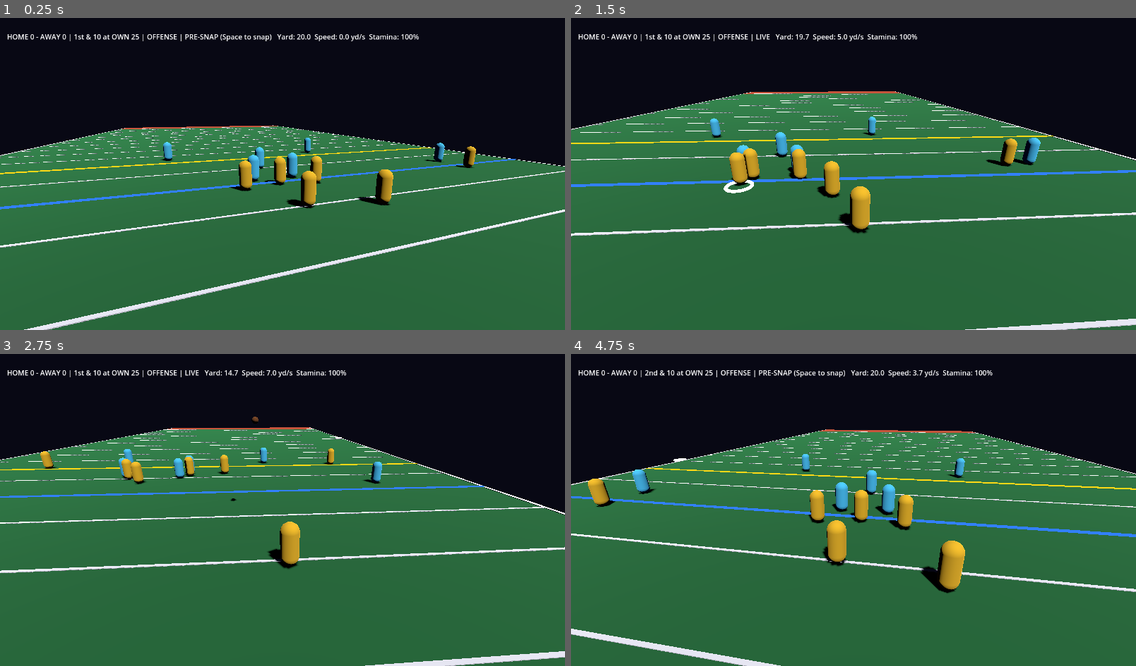
Above: before the commit, frames 1-4 (two rows, left to right).
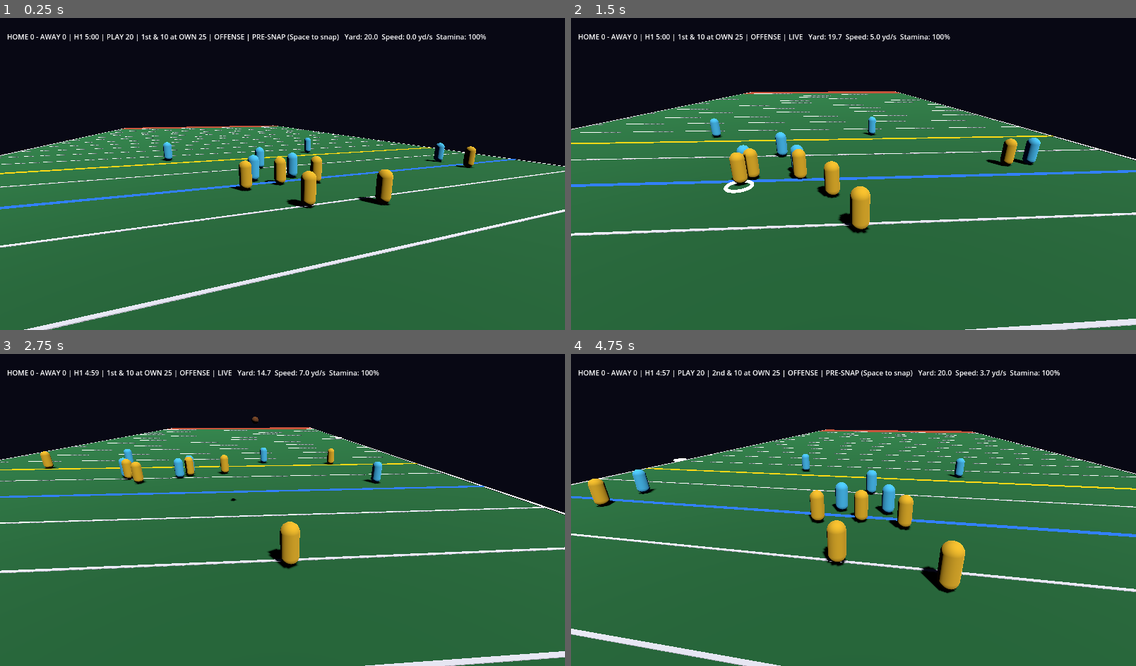
Above: after the commit, the same moments.

Repository: ZeratulAuditore/CraterBowl
Game: Godot game, scene res://scenes/main.tscn
Same seed, same stepped clock (60 frames per second), same inputs: the game is played once before the commit and once after it.
Inputs (mouse positions are in pixels of both pictures, inside the frame that each line leads up to):
- Up to frame 1 (0.25 s): no input
- Up to frame 2 (1.5 s): tap Enter at 0.5 s; move the mouse to (977, 155) at 0.52 s; hold D 0.53-1.28 s; tap R at 0.6, 1.35 s; click (977, 155) at 0.67 s; tap Space at 0.77 s; move the mouse to (740, 186) at 1.27 s; hold S from 1.28 s (still down)
- Up to frame 3 (2.75 s): tap Space at 1.52 s; move the mouse to (339, 438) at 2.02 s; release S at 2.03 s; hold D from 2.03 s (still down); tap J at 2.1 s; tap R at 2.3 s
- Up to frame 4 (4.75 s): move the mouse to (825, 572) at 2.77 s; release D at 2.78 s; hold W 2.78-3.53 s; tap 1 at 2.85 s; click (825, 572) at 2.92 s; tap Space at 3.02, 3.77, 4.52 s; tap R at 3.05, 3.8, 4.55 s; move the mouse to (1023, 553) at 3.52 s; hold A from 3.53 s (still down); tap 2 at 3.6 s; move the mouse to (684, 460) at 4.27 s; tap E at 4.35 s

The runs differ from the first frame. In frame 1, 0.9% of the frame differs, in the area x 13-86%, y 5-8%; in frame 2, 0.6%; in frame 3, 0.6%; in frame 4, 0.9%.

Commit message:
iter 009: A09 game/play clock, halftime, final; fast deterministic flow
Co-Authored-By: Claude Opus 5.5 <noreply@anthropic.com>

Diff:
--- a/src/game/main.gd
+++ b/src/game/main.gd
@@ -229,7 +229,8 @@
 func _physics_process(delta: float) -> void:
 	if charging:
 		charge = minf(1.0, charge + delta / T.THROW_CHARGE_TIME)
-	if world.phase == World.Phase.DEAD and auto_next:
+	series.tick(delta)
+	if world.phase == World.Phase.DEAD and auto_next and not series.is_final():
 		dead_t += delta
 		if dead_t >= NEXT_PLAY_DELAY:
 			next_play()
@@ -261,7 +262,14 @@
 	var situation: String = series.downs.label()
 	if series.state == Match.State.TRY:
 		situation = "TRY for %d (1: from the 3 / 2: from the 10)" % series.try_points
-	phase_name = "HOME %d - AWAY %d | %s | %s | %s" % [series.score[0], series.score[1], situation, side, phase_name]
+	var clock_txt: String = series.clock.label()
+	if world.phase == World.Phase.PRESNAP:
+		clock_txt += " | PLAY %d" % int(ceil(series.clock.play_clock))
+	if series.is_final():
+		var w := series.winner()
+		phase_name = "FINAL: HOME %d - AWAY %d  %s" % [series.score[0], series.score[1], "TIE" if w < 0 else ("HOME WINS" if w == 0 else "AWAY WINS")]
+	else:
+		phase_name = "HOME %d - AWAY %d | %s | %s | %s | %s" % [series.score[0], series.score[1], clock_txt, situation, side, phase_name]
 	var charge_txt := ("   THROW %d%%" % int(charge * 100)) if charging else ""
 	hud.text = charge_txt + "\n" + "%s   Yard: %.1f  Speed: %.1f yd/s  Stamina: %d%%%s" % [
 		phase_name, m.position.y, m.speed(), int(m.stamina * 100), "  (WINDED)" if m.sprint_locked else ""]
--- /dev/null
+++ b/src/sim/clock.gd
@@ -0,0 +1,47 @@
+extends RefCounted
+## Game + play clock. Game clock runs only during live play. Pure.
+
+const HALF_LENGTH := 300.0
+const HALVES := 2
+const PLAY_CLOCK := 20.0
+
+var half := 1
+var remaining := HALF_LENGTH
+var play_clock := PLAY_CLOCK
+var final := false
+
+func reset() -> void:
+	half = 1
+	remaining = HALF_LENGTH
+	play_clock = PLAY_CLOCK
+	final = false
+
+func expired() -> bool:
+	return remaining <= 0.0
+
+## Advance. live/presnap describe the current world phase.
+## Returns true when the play clock just ran out (caller snaps).
+func tick(dt: float, live: bool, presnap: bool) -> bool:
+	if final:
+		return false
+	if live:
+		remaining = maxf(0.0, remaining - dt)
+	elif presnap:
+		play_clock = maxf(0.0, play_clock - dt)
+		if play_clock <= 0.0:
+			return true
+	return false
+
+func new_play() -> void:
+	play_clock = PLAY_CLOCK
+
+func start_next_half() -> void:
+	half += 1
+	remaining = HALF_LENGTH
+	play_clock = PLAY_CLOCK
+
+func label() -> String:
+	if final:
+		return "FINAL"
+	var s := int(ceil(remaining))
+	return "H%d %d:%02d" % [half, s / 60, s % 60]
--- a/src/sim/match.gd
+++ b/src/sim/match.gd
@@ -3,6 +3,7 @@
 
 const World := preload("res://src/sim/world.gd")
 const Downs := preload("res://src/sim/downs.gd")
+const Clock := preload("res://src/sim/clock.gd")
 
 const TD_POINTS := 6
 const SAFETY_POINTS := 2
@@ -15,6 +16,8 @@
 
 var world: World
 var downs := Downs.new()
+var clock := Clock.new()
+var opening_receiver := 0
 var score := [0, 0]
 var state: State = State.SCRIMMAGE
 var try_points := 1
@@ -27,6 +30,8 @@
 
 func start(offense: int = 0, los: float = 25.0) -> void:
 	state = State.SCRIMMAGE
+	opening_receiver = offense
+	clock.reset()
 	downs.reset(offense, los)
 	world.set_offense(offense)
 	world.setup_formation(los)
@@ -58,8 +63,24 @@
 	downs.reset(receiving, KICKOFF_LOS)
 	return {"outcome": "kickoff", "los": KICKOFF_LOS, "offense": receiving}
 
+## Advance clocks; auto-snap when the play clock expires.
+func tick(dt: float) -> void:
+	var snap_now := clock.tick(dt, world.phase == World.Phase.LIVE, world.phase == World.Phase.PRESNAP)
+	if snap_now and world.snap():
+		match_event.emit("auto_snap", {})
+
+func is_final() -> bool:
+	return clock.final
+
+func winner() -> int:
+	if score[0] == score[1]:
+		return -1
+	return 0 if score[0] > score[1] else 1
+
 ## Apply the last play's result and line up for the next snap.
 func next_play() -> Dictionary:
+	if clock.final:
+		return {"outcome": "final"}
 	if last_result.is_empty():
 		last_result = {"type": "incomplete"}
 	var r := last_result
@@ -88,6 +109,19 @@
 		last_outcome["safety"] = true
 	else:
 		last_outcome = downs.apply(r)
+	# Half/game ends once the clock is out and no try is pending.
+	if clock.expired() and state != State.TRY:
+		if clock.half < Clock.HALVES:
+			clock.start_next_half()
+			last_outcome = _kickoff(1 - opening_receiver)
+			last_outcome["outcome"] = "halftime"
+		else:
+			clock.final = true
+			world.phase = World.Phase.DEAD
+			last_outcome = {"outcome": "final", "score": score.duplicate(), "winner": winner()}
+			match_event.emit("final", last_outcome)
+			return last_outcome
+	clock.new_play()
 	if downs.offense_team != world.offense_team:
 		world.set_offense(downs.offense_team)
 	world.setup_formation(downs.los)
--- a/tests/game_flow.gd
+++ b/tests/game_flow.gd
@@ -60,7 +60,17 @@
 		[2436, func(): main.world.snap()],
 		[2470, func(): var c = main.world.carrier(); c.position = Vector2(26, 101.0)],
 		[2472, func(): main.next_play(); check(main.series.score[0] == 8, "try good: 8"); check(main.world.offense_team == 1 and absf(main.world.los_y - 25.0) < 0.01, "kickoff: away ball at its 25")],
+		# A09: play clock auto-snap, untimed down, halftime
+		[2473, func(): check(main.hud.text.find("H1 ") >= 0 and main.hud.text.find("PLAY ") >= 0, "HUD game + play clock"); main.series.clock.play_clock = 0.3],
+		[2500, func(): check(main.world.phase == main.World.Phase.LIVE, "play clock auto-snapped"); main.series.clock.remaining = 0.2],
+		[2530, func(): check(main.series.clock.expired(), "clock hit 0:00")],
+		[3200, func(): _force_dead_if_live(); main.next_play(); check(main.series.clock.half == 2, "halftime -> 2nd half"); check(main.world.offense_team == 1 - main.series.opening_receiver, "other team receives 2nd half")],
 	]
+
+func _force_dead_if_live() -> void:
+	if main.world.phase != main.World.Phase.DEAD:
+		main.series.last_result = {"type": "incomplete"}
+		main.world.phase = main.World.Phase.DEAD
 
 func _lead_to_wr() -> void:
 	var qb = main.world.find_role(0, main.Athlete.Role.QB)
--- /dev/null
+++ b/tests/test_clock.gd
@@ -0,0 +1,93 @@
+extends "res://tests/test_case.gd"
+
+const World := preload("res://src/sim/world.gd")
+const Match := preload("res://src/sim/match.gd")
+const Clock := preload("res://src/sim/clock.gd")
+const Athlete := preload("res://src/sim/athlete.gd")
+const DT := 1.0 / 60.0
+const R := Athlete.Role
+
+var mevents: Array = []
+
+func _match(los: float = 25.0) -> Match:
+	mevents.clear()
+	var w := World.new()
+	var cx := w.field.width / 2.0
+	var pairs := [[R.C, 0.0, R.DL, -1.5], [R.QB, 0.0, R.LB, 0.0], [R.WR, -18.0, R.CB, -18.0], [R.WR, 18.0, R.CB, 18.0], [R.RB, 4.0, R.S, -8.0], [R.OL, -2.5, R.DL, 1.5], [R.OL, 2.5, R.S, 8.0]]
+	for t in 2:
+		for p in pairs:
+			w.add_two_way(t, p[0], cx + p[1], p[2], cx + p[3])
+	var m := Match.new(w)
+	m.start(0, los)
+	m.match_event.connect(func(n, _d): mevents.append(n))
+	return m
+
+func _tick(m, seconds: float, inputs := {}) -> void:
+	for i in int(round(seconds / DT)):
+		m.tick(DT)
+		m.world.step(inputs, DT)
+
+func test_game_clock_runs_only_live() -> void:
+	var m := _match()
+	_tick(m, 2.0)  # presnap
+	assert_near(m.clock.remaining, Clock.HALF_LENGTH, 0.001, "no game clock presnap")
+	assert_true(m.clock.play_clock < Clock.PLAY_CLOCK, "play clock runs presnap")
+	m.world.snap()
+	_tick(m, 1.0)
+	assert_near(m.clock.remaining, Clock.HALF_LENGTH - 1.0, 0.05, "game clock live")
+
+func test_play_clock_auto_snaps() -> void:
+	var m := _match()
+	_tick(m, Clock.PLAY_CLOCK + 0.1)
+	assert_true(mevents.has("auto_snap"), "auto snap")
+	assert_eq(m.world.phase, World.Phase.LIVE, "live")
+
+func test_play_clock_resets_each_play() -> void:
+	var m := _match()
+	_tick(m, 5.0)
+	m.world.snap()
+	m.last_result = {"type": "incomplete"}
+	m.world.phase = World.Phase.DEAD
+	m.next_play()
+	assert_near(m.clock.play_clock, Clock.PLAY_CLOCK, 0.001, "reset")
+
+func test_untimed_down_and_halftime() -> void:
+	var m := _match()
+	m.clock.remaining = 0.5
+	m.world.snap()
+	_tick(m, 1.0)
+	assert_true(m.clock.expired(), "clock out")
+	assert_eq(m.world.phase, World.Phase.LIVE, "play continues at 0:00")
+	m.last_result = {"type": "incomplete"}
+	m.world.phase = World.Phase.DEAD
+	var out := m.next_play()
+	assert_eq(out["outcome"], "halftime")
+	assert_eq(m.clock.half, 2)
+	assert_near(m.clock.remaining, Clock.HALF_LENGTH)
+	assert_eq(m.world.offense_team, 1, "other team receives 2nd half")
+	assert_near(m.world.los_y, 25.0)
+
+func test_final_and_winner() -> void:
+	var m := _match()
+	m.clock.half = 2
+	m.clock.remaining = 0.0
+	m.score = [14, 7]
+	m.last_result = {"type": "incomplete"}
+	var out := m.next_play()
+	assert_eq(out["outcome"], "final")
+	assert_true(m.is_final(), "final")
+	assert_eq(m.winner(), 0)
+	assert_eq(m.next_play()["outcome"], "final", "no-op after final")
+	assert_true(mevents.has("final"))
+
+func test_try_after_last_second_td() -> void:
+	var m := _match(95.0)
+	m.clock.half = 2
+	m.clock.remaining = 0.0
+	m.last_result = {"type": "touchdown"}
+	var out := m.next_play()
+	assert_eq(out["outcome"], "try", "try still played at 0:00")
+	m.last_result = {"type": "touchdown"}
+	out = m.next_play()
+	assert_eq(out["outcome"], "final", "then final")
+	assert_eq(m.score[0], 7)
Not shown, changed: FEATURES.md
Not shown, changed: ITERATIONS.md
Not shown, added: docs/iterations/009-match-flow.md
Not shown, changed: scripts/smoke.sh
